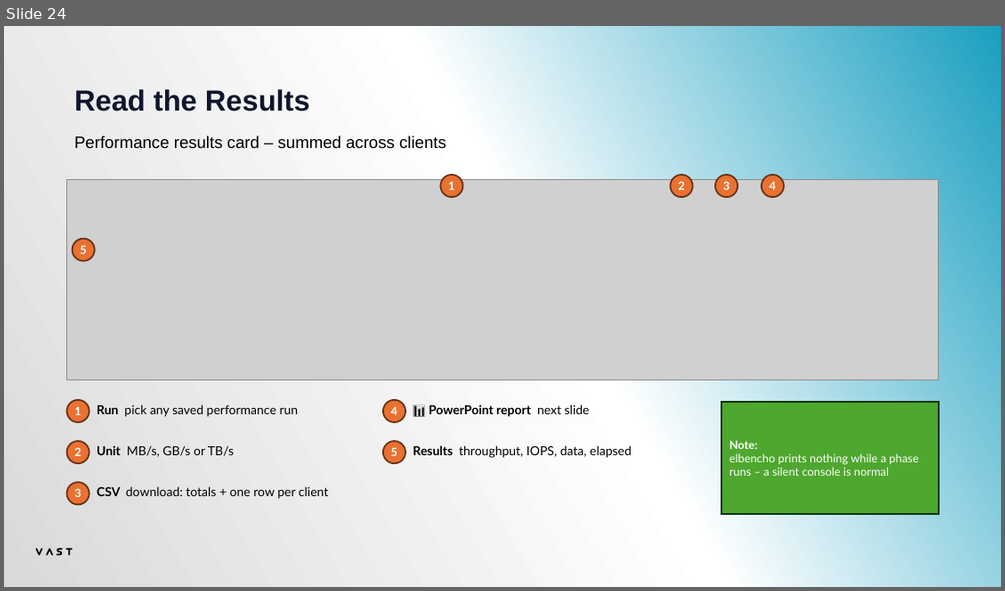
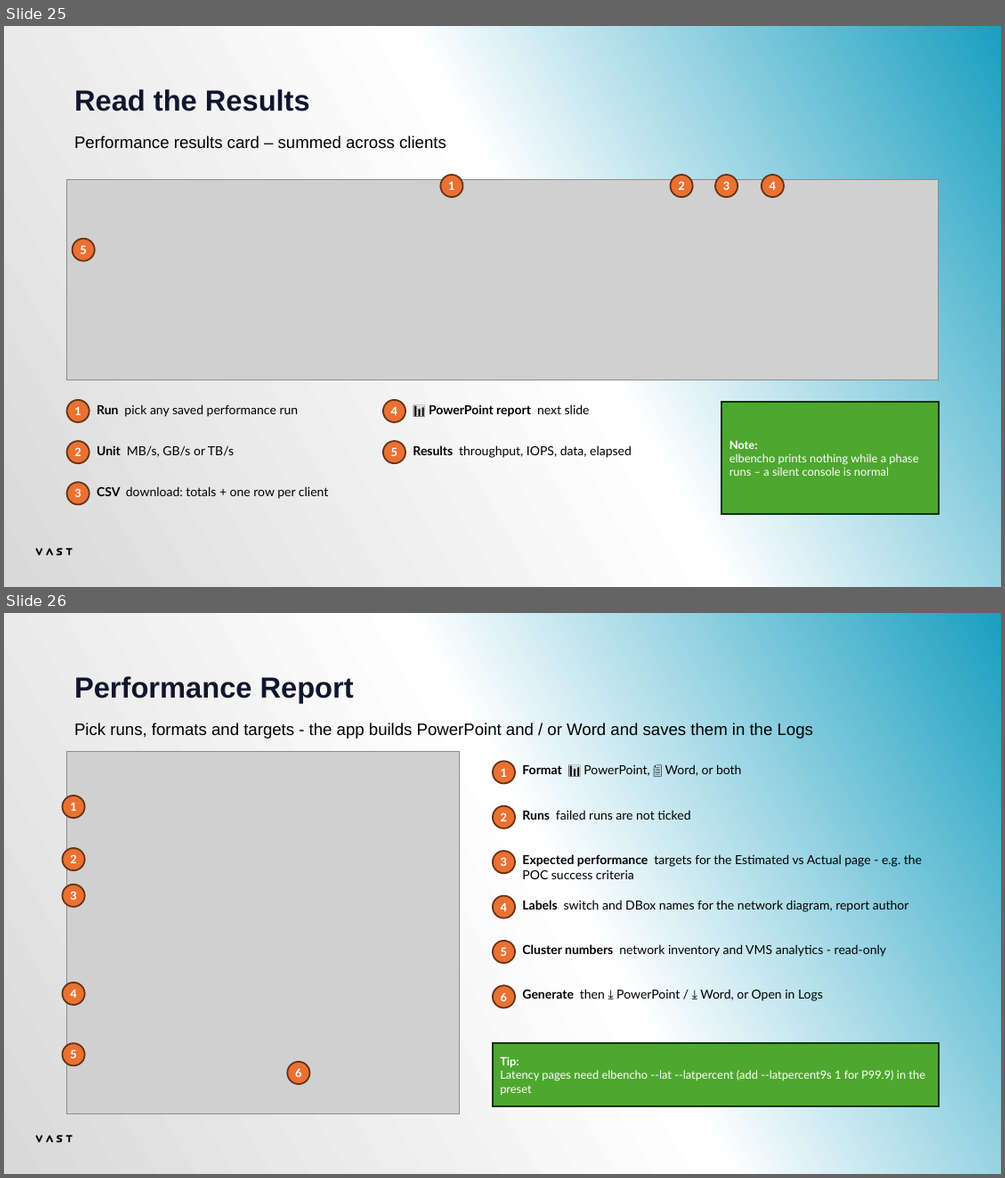
Before and after one commit to alexaung-staryskai/vast-test-automation, a slide deck: VAST Test Bench - Tester Manual.pptx. Shown one above the other, each under a label of ours: slide 24 before the commit, slides 25 and 26 after it. The pictures are 1005x591 and 1005x1178 pixels, drawn with LibreOffice and Linux fonts; fonts in the diff are those of the drawing; grey boxes stand for pictures. Boxes give left, top, right and bottom in pixels: in the first picture for what was removed or moved away, otherwise in the second. Text is boxed around its words. In the diff, an @@ line names an element or a change of style, - is before the commit and + after.

```diff
--- a/VAST Test Bench - Tester Manual.pptx
+++ b/VAST Test Bench - Tester Manual.pptx
@@ slide 26 added at [4, 613, 1001, 1174], background gradient #1A9FC0 to #FFFFFF to #D9D9D9; not listed: 4 template elements that a slide beside it also shows @@
@@ text added at [74, 676, 354, 703], 28 pt, text gradient #10162D to #1FD9FE, bold @@
+Performance Report
@@ text added at [74, 722, 813, 738], 16 pt, text #000000 @@
+Pick runs, formats and targets - the app builds PowerPoint and / or Word and saves them in the Logs
@@ picture added at [67, 751, 459, 1114] @@
@@ ellipse added at [493, 761, 515, 784], fill #E97132, outline #663216 1.5 pt, 11 pt, text #FFFFFF, bold @@
+1
@@ text added at [522, 764, 741, 776], 12 pt, text #000000 @@
+Format 📊 PowerPoint, 📄 Word, or both
@@ ellipse added at [63, 795, 85, 818], fill #E97132, outline #663216 1.5 pt, 11 pt, text #FFFFFF, bold @@
+1
@@ ellipse added at [493, 806, 515, 828], fill #E97132, outline #663216 1.5 pt, 11 pt, text #FFFFFF, bold @@
+2
@@ text added at [522, 810, 690, 819], 12 pt, text #000000 @@
+Runs failed runs are not ticked
@@ ellipse added at [63, 848, 85, 870], fill #E97132, outline #663216 1.5 pt, 11 pt, text #FFFFFF, bold @@
+2
@@ ellipse added at [493, 851, 515, 873], fill #E97132, outline #663216 1.5 pt, 11 pt, text #FFFFFF, bold @@
+3
@@ text added at [522, 854, 922, 879], 12 pt, text #000000 @@
+Expected performance targets for the Estimated vs Actual page - e.g. the POC success criteria
@@ ellipse added at [63, 884, 85, 907], fill #E97132, outline #663216 1.5 pt, 11 pt, text #FFFFFF, bold @@
+3
@@ ellipse added at [493, 896, 515, 918], fill #E97132, outline #663216 1.5 pt, 11 pt, text #FFFFFF, bold @@
+4
@@ text added at [522, 900, 909, 912], 12 pt, text #000000 @@
+Labels switch and DBox names for the network diagram, report author
@@ ellipse added at [493, 941, 515, 963], fill #E97132, outline #663216 1.5 pt, 11 pt, text #FFFFFF, bold @@
+5
@@ text added at [522, 944, 886, 957], 12 pt, text #000000 @@
+Cluster numbers network inventory and VMS analytics - read-only
@@ ellipse added at [63, 982, 85, 1005], fill #E97132, outline #663216 1.5 pt, 11 pt, text #FFFFFF, bold @@
+4
@@ ellipse added at [493, 985, 515, 1008], fill #E97132, outline #663216 1.5 pt, 11 pt, text #FFFFFF, bold @@
+6
@@ text added at [522, 989, 823, 1001], 12 pt, text #000000 @@
+Generate then ⤓ PowerPoint / ⤓ Word, or Open in Logs
@@ ellipse added at [63, 1043, 85, 1065], fill #E97132, outline #663216 1.5 pt, 11 pt, text #FFFFFF, bold @@
+5
@@ ellipse added at [287, 1062, 310, 1084], fill #E97132, outline #663216 1.5 pt, 11 pt, text #FFFFFF, bold @@
+6
@@ rectangle added at [493, 1043, 938, 1107], fill #4EA72E, outline #0D3612 1.5 pt, 11 pt, text #FFFFFF @@
+Tip:
+Latency pages need elbencho --lat --latpercent (add --latpercent9s 1 for P99.9) in the preset
@@ what was slide 24 is now slide 25 @@
```
Also in this commit, not shown: 3 slides changed, 3 other slides added, 1 slide removed, 3 other files.
